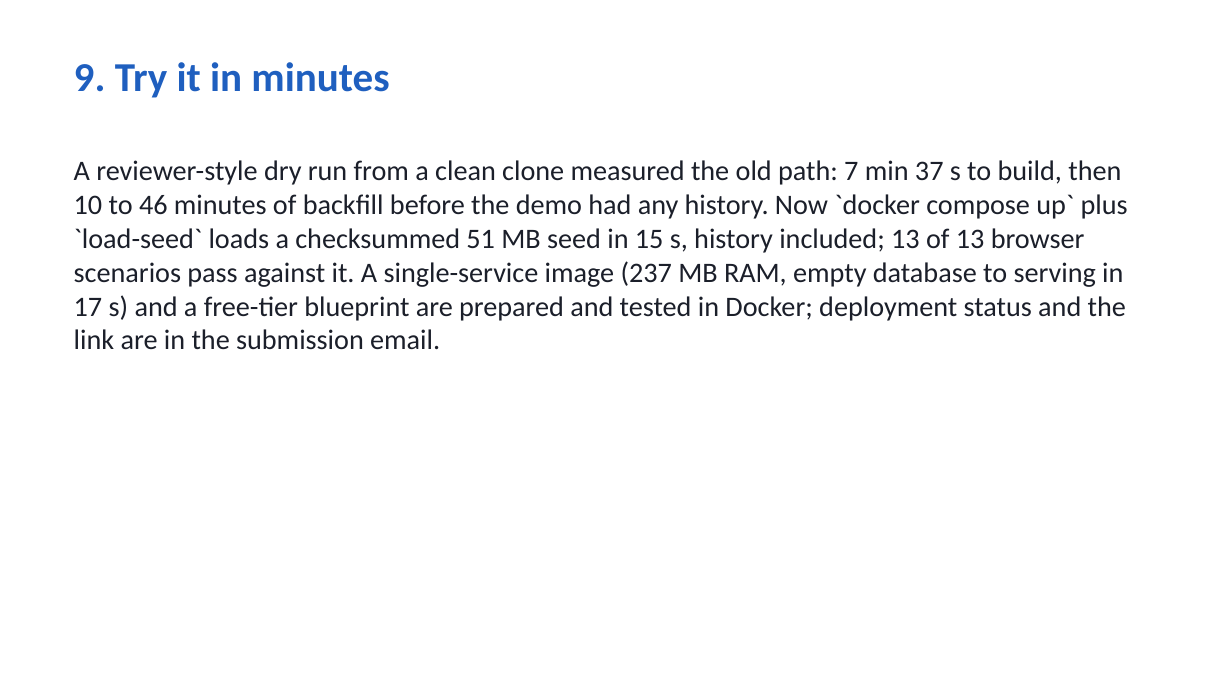
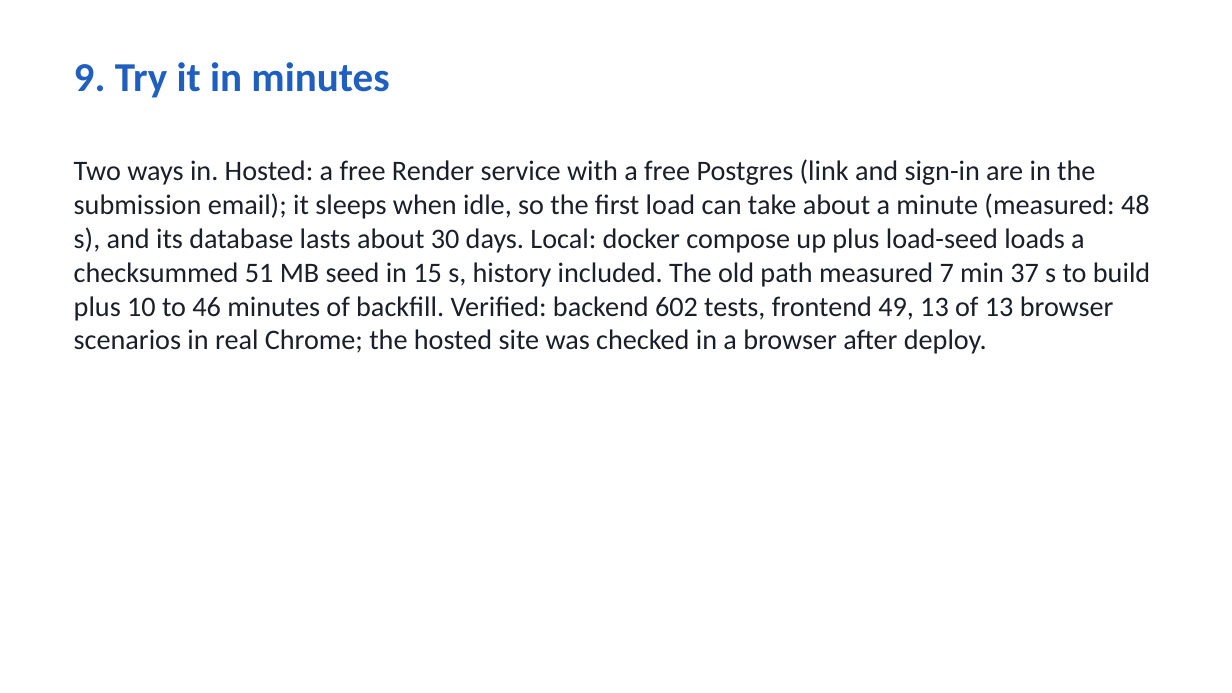
Before and after one commit to akhilpdas/fello-pulse, a slide deck: slide 10 of docs/Pulse_deck.pptx. Drawn at 1232x693 pixels with LibreOffice and Linux fonts; fonts in the diff are those of the drawing. Boxes give left, top, right and bottom in pixels: in the first picture for what was removed or moved away, otherwise in the second. Text is boxed around its words. In the diff, an @@ line names an element or a change of style, - is before the commit and + after.

```diff
--- a/docs/Pulse_deck.pptx
+++ b/docs/Pulse_deck.pptx
@@ text at box(74, 159, 1150, 354): text changed @@
-A reviewer-style dry run from a clean clone measured the old path: 7 min 37 s to build, then 10 to 46 minutes of backfill before the demo had any history. Now `docker compose up` plus `load-seed` loads a checksummed 51 MB seed in 15 s, history included; 13 of 13 browser scenarios pass against it. A single-service image (237 MB RAM, empty database to serving in 17 s) and a free-tier blueprint are prepared and tested in Docker; deployment status and the link are in the submission email.
+Two ways in. Hosted: a free Render service with a free Postgres (link and sign-in are in the submission email); it sleeps when idle, so the first load can take about a minute (measured: 48 s), and its database lasts about 30 days. Local: docker compose up plus load-seed loads a checksummed 51 MB seed in 15 s, history included. The old path measured 7 min 37 s to build plus 10 to 46 minutes of backfill. Verified: backend 602 tests, frontend 49, 13 of 13 browser scenarios in real Chrome; the hosted site was checked in a browser after deploy.
```
Also in this commit, not shown: 2 other slides changed, 1 other file.
